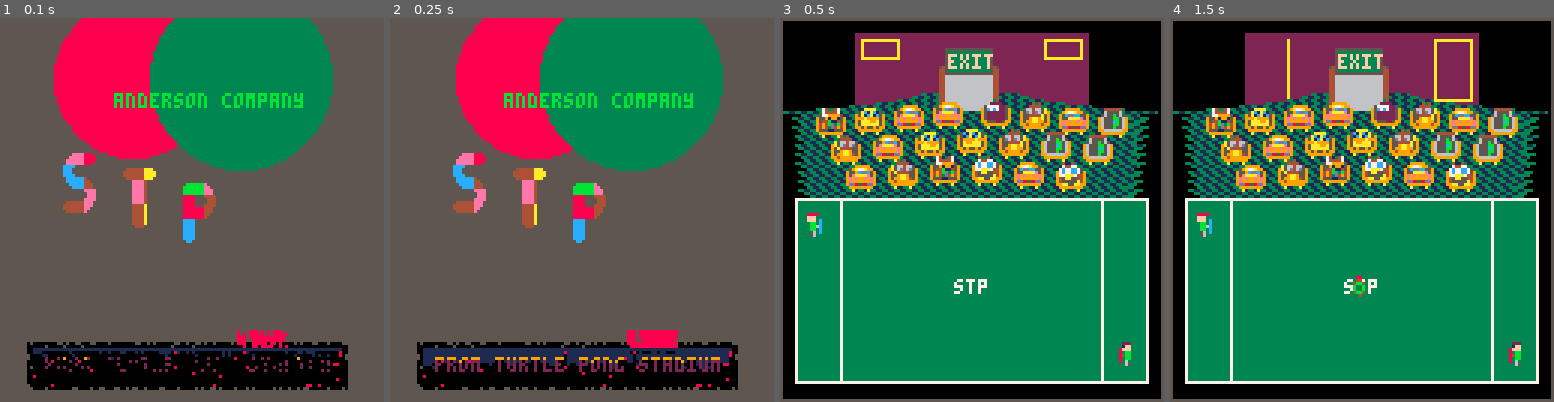
Above: before the commit, frames 1-4 (left to right).
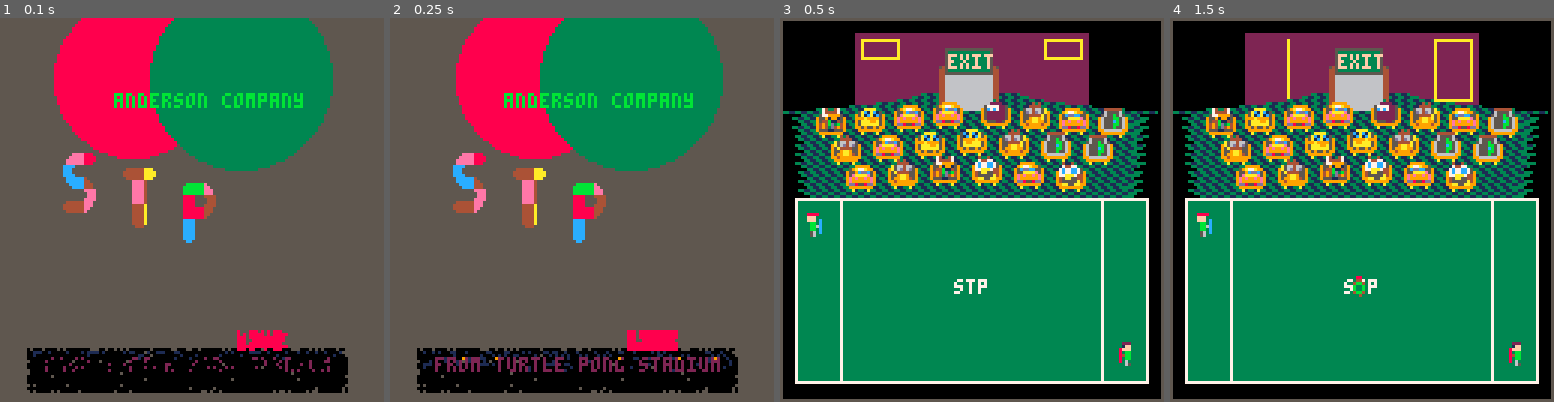
Above: after the commit, the same moments.

Repository: topromulan/STP4
Game: PICO-8 cartridge stp4.p8
Same seed, same stepped clock (60 frames per second), same inputs: the game is played once before the commit and once after it.
Inputs:
- Up to frame 1 (0.1 s): no input
- Up to frame 2 (0.25 s): no input
- Up to frame 3 (0.5 s): tap X (X key) at 0.33 s
- Up to frame 4 (1.5 s): tap O (Z key) at 0.7 s; tap X (X key) at 1.07 s

The runs differ from the first frame. In frame 1, 3.6% of the frame differs, in the area x 7-91%, y 84-98%; in frame 2, 4.3%; in frame 3, nothing differs; in frame 4, nothing differs.

Commit message:
intro cleanup

Diff:
--- a/stp4.p8
+++ b/stp4.p8
@@ -51,6 +51,23 @@
 
  lcolor=8
  rcolor=3
+
+ yt=113 yb=117
+ xl=15 xr=109
+
+ --
+
+ rainline=yt-2
+ rainfloor=rainline+12
+
+ rainmemory={}
+ for i=rainline,rainfloor do
+  rainmemory[i]={}
+  for j=0,127 do
+   rainmemory[i][j]=false
+  end
+ end
+
 
  screen.update=intro_update
  screen.draw=intro_draw
@@ -85,15 +102,10 @@
  if(rnd()<0.975) then print("live",79+rnd(3),104+rnd(3),8) end
  if(flr(cycles/25)%2!=0) then print("broadcasting live",28,105,11) end
 
- yt=113 yb=117
- xl=15 xr=109
-
--- if(rnd()<0.995) then print("from turtle pong stadium",xl,yt,2) end
  if(cycles<15) then print("from turtle pong stadium",xl,yt,2) end
 
- local rainline=yt-3
-
- for y=rainline-1,yb+5 do
+
+ for y=rainline,rainfloor do
   for x=xl-5,xr+5 do
    if(cycles<5) then
     --fade to black
@@ -109,7 +121,7 @@
  local air,water,letter,wet
  air=0 water=1 letter=2 wet=9
 
- for y=rainline+12,rainline,-1 do
+ for y=rainfloor,rainline,-1 do
   for x=xl-4,xr+4 do
    local above=pget(x,y-1)
    local here=pget(x,y)
@@ -124,14 +136,24 @@
     end
    elseif(here==letter) then
     if(water==above or wet==above) then
-     result=wet
+     if(rnd()>0.65) then
+      result=wet
+     end
     end
    elseif(here==wet) then
     if(air==above or letter==above) then
-     result=letter
+     if(rnd()>0.65) then
+      if(rainmemory[y][x]==false) then
+       rainmemory[y][x]=true
+       result=wet
+      else
+       rainmemory[y][x]=false
+       result=letter
+      end
+     end
     end
    else
-    result=8
+    result=here
    end
 
    pset(x,y,result)
@@ -139,7 +161,7 @@
  end
 
  for x=xl-4,xr+4 do
-  if(rnd()<0.25 or flr(cycles/150)%2==0) then
+  if(rnd()<0.25 or flr(cycles/150)%2==1) then
    pset(x,rainline,1) -- rain
   end
  end
